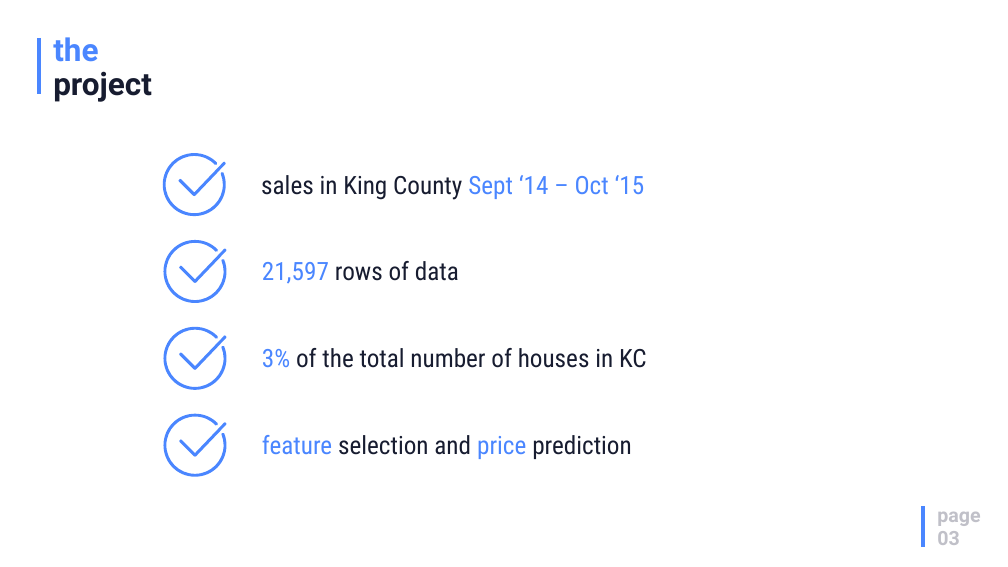
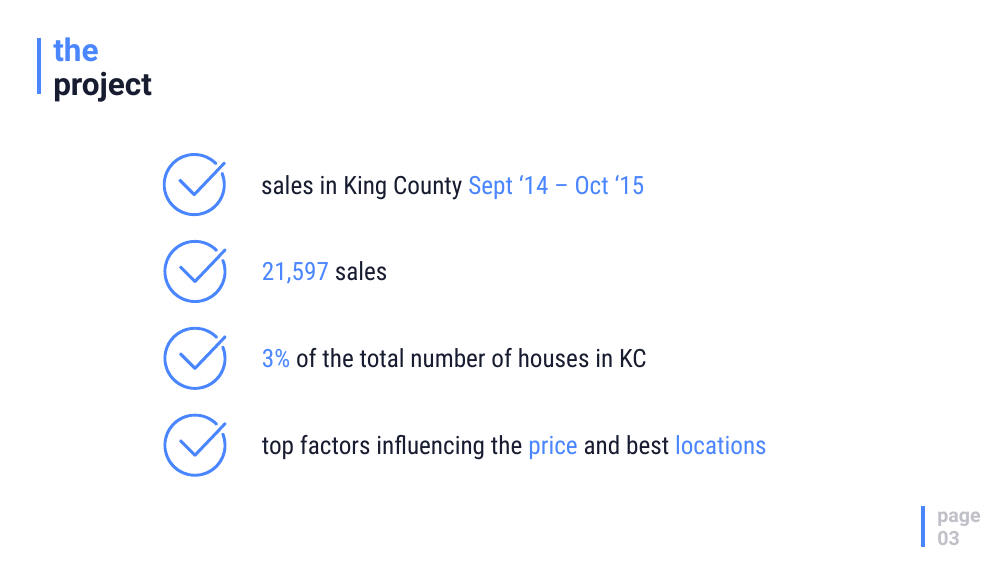
Before and after one commit to bartomolina/dsmod1project, a slide deck: slide 3 of presentation.pptx. Drawn at 1008x567 pixels with LibreOffice and Linux fonts; fonts in the diff are those of the drawing. Boxes give left, top, right and bottom in pixels: in the first picture for what was removed or moved away, otherwise in the second. Text is boxed around its words. In the diff, an @@ line names an element or a change of style, - is before the commit and + after.

```diff
--- a/presentation.pptx
+++ b/presentation.pptx
@@ text at box(262, 261, 388, 284): text changed; text colour #171C30 to #4A86FF @@
-21,597 rows of data
+21,597 sales
@@ text at box(262, 435, 767, 460): text changed @@
-feature selection and price prediction
+top factors influencing the price and best locations
```
Also in this commit, not shown: 6 other slides changed, 1 slide removed.
